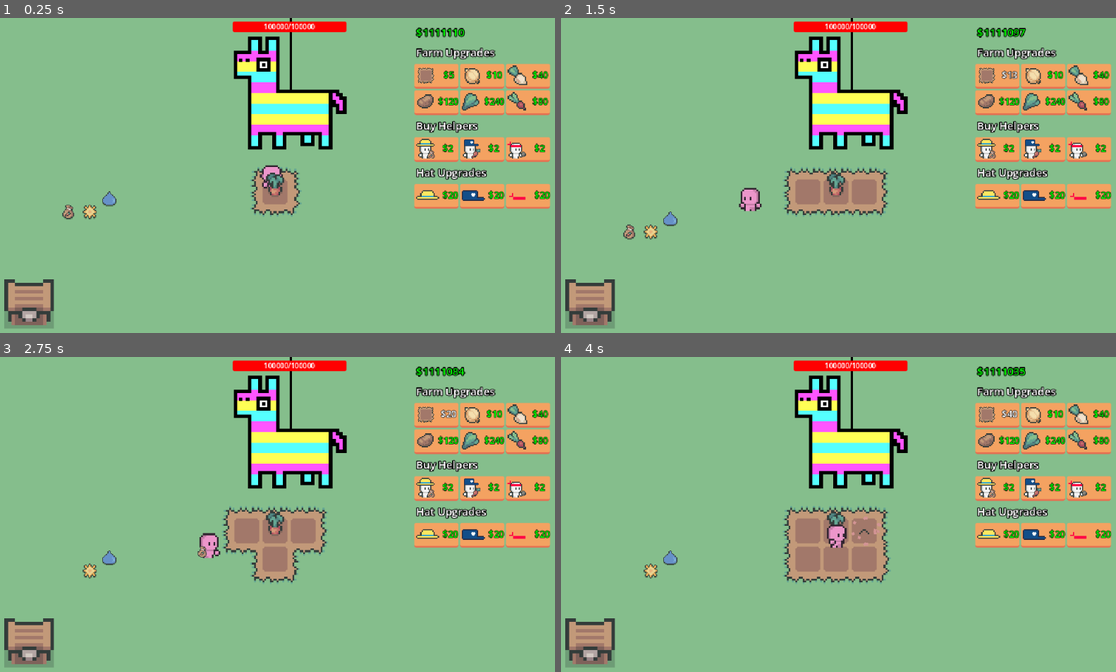
Above: before the commit, frames 1-4 (two rows, left to right).
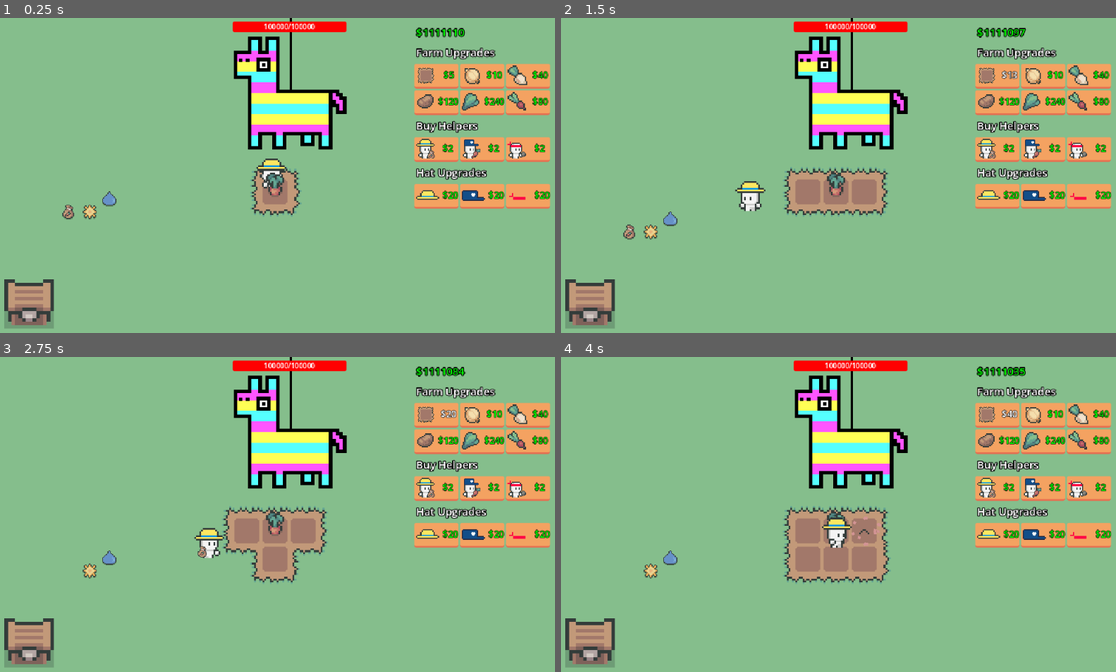
Above: after the commit, the same moments.

Repository: eric-marsh/farminata
Game: Godot game, scene res://scene/scene_switcher.tscn
Same seed, same stepped clock (60 frames per second), same inputs: the game is played once before the commit and once after it. Sound files missing from this copy of the repository are replaced by a short silence.
Inputs:
- Up to frame 1 (0.25 s): no input
- Up to frame 2 (1.5 s): click "$5" at 0.5 s; click "$8" at 1.25 s
- Up to frame 3 (2.75 s): click "$13" at 2 s
- Up to frame 4 (4 s): click "$20" at 2.75 s; click "$29" at 3.5 s

The runs differ from the first frame. In frame 1, 0.2% of the frame differs, in the area x 46-52%, y 44-54%; in frame 2, 0.3%, in the area x 31-37%, y 51-62%; in frame 3, 0.3%; in frame 4, 0.3%.

Commit message:
helpers always have hat

Diff:
--- a/scene/helper/helper.tscn
+++ b/scene/helper/helper.tscn
@@ -253,6 +253,6 @@
 autowrap_mode = 2
 
 [node name="HatSprite" type="Sprite2D" parent="."]
-visible = false
+z_index = 1
 position = Vector2(0, -13)
 texture = ExtResource("4_edx7r")
--- a/script/drop_util.gd
+++ b/script/drop_util.gd
@@ -44,11 +44,11 @@
 	Enum.Drop_Type.Radish_Seed: RADISH_SEED,
 	Enum.Drop_Type.Radish: RADISH,
 
-
 	Enum.Drop_Type.Delivery_Hat: DELIVERY_HAT,
 	Enum.Drop_Type.Farm_Hat: FARMER_HAT,
 	Enum.Drop_Type.Attack_Hat: ATTACK_HAT,
 }
+
 
 var drop_type_strings = {
 	Enum.Drop_Type.Blurry: "BLURRY",
--- a/script/helper/attack_helper.gd
+++ b/script/helper/attack_helper.gd
@@ -19,7 +19,8 @@
 	$AttackTimer.wait_time = attack_interval
 	$AttackTimer.connect("timeout", attack)
 
-	$AnimatedSprite2D.modulate = Util.get_color_from_helper_type(helper_type).lightened(0.4)
+	#$AnimatedSprite2D.modulate = Util.get_color_from_helper_type(helper_type).lightened(0.4)
+	configure_hat()
 	if Debug.Helper_Speed > 0:
 		update_speed(Debug.Helper_Speed)
 
--- a/script/helper/helper.gd
+++ b/script/helper/helper.gd
@@ -29,7 +29,9 @@
 	set_state(Enum.Helper_State.Idle)
 	update_animation()
 
-	$AnimatedSprite2D.modulate = Util.get_color_from_helper_type(helper_type).lightened(0.4)
+	#$AnimatedSprite2D.modulate = Util.get_color_from_helper_type(helper_type).lightened(0.4)
+	# TODO: This wont work with hat pickups
+	configure_hat()
 
 	if Debug.Helper_Speed > 0:
 		update_speed(Debug.Helper_Speed)
@@ -37,6 +39,19 @@
 	if !Debug.DEBUG_SHOW_HELPER_STATE:
 		$StateLabel.queue_free()
 
+func configure_hat()->void:
+	match(helper_type):
+		Enum.Helper_Type.Farmer:
+			$HatSprite.visible = true
+			$HatSprite.texture = DropUtil.get_drop_type_img(Enum.Drop_Type.Farm_Hat)
+		Enum.Helper_Type.Pluck:
+			$HatSprite.visible = true
+			$HatSprite.texture = DropUtil.get_drop_type_img(Enum.Drop_Type.Delivery_Hat)
+		Enum.Helper_Type.Attack:
+			$HatSprite.visible = true
+			$HatSprite.texture = DropUtil.get_drop_type_img(Enum.Drop_Type.Attack_Hat)
+		_:
+			pass
 
 func _physics_process(_delta: float) -> void:
 	var has_reached_target:bool = move_to_target()
